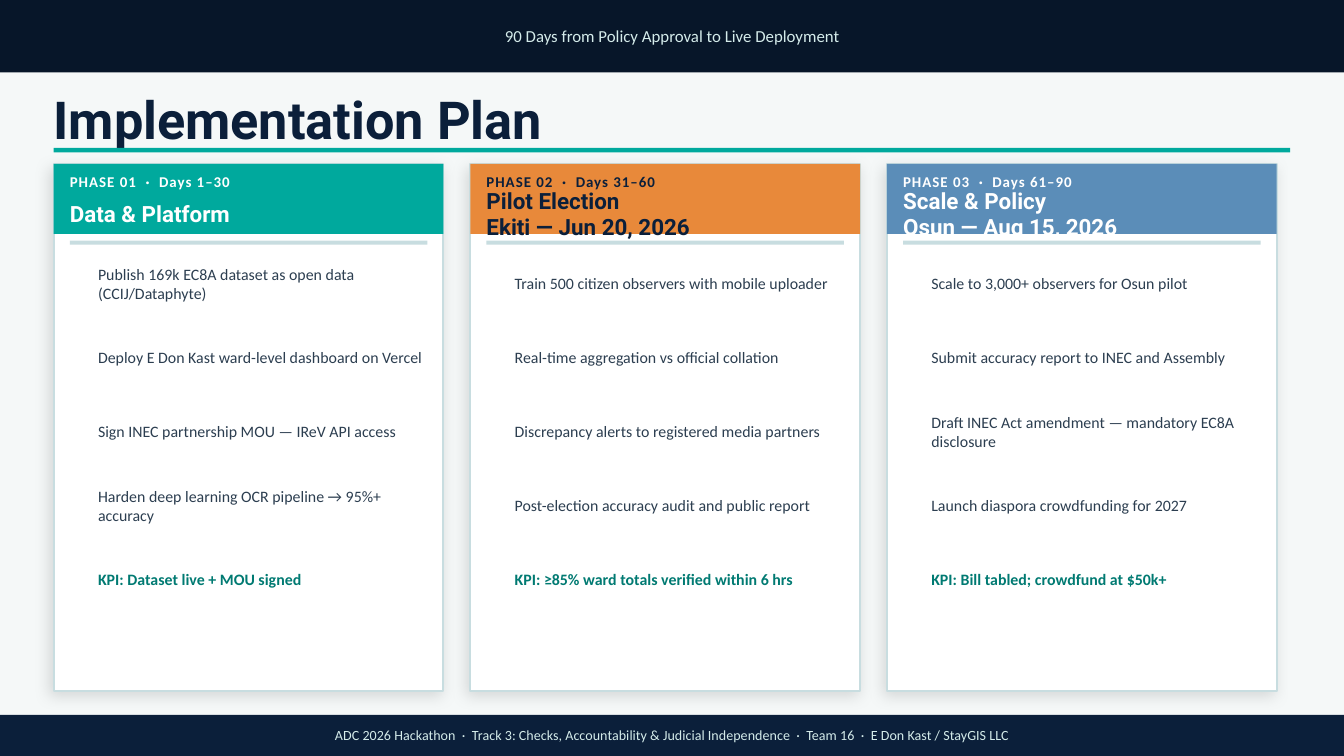
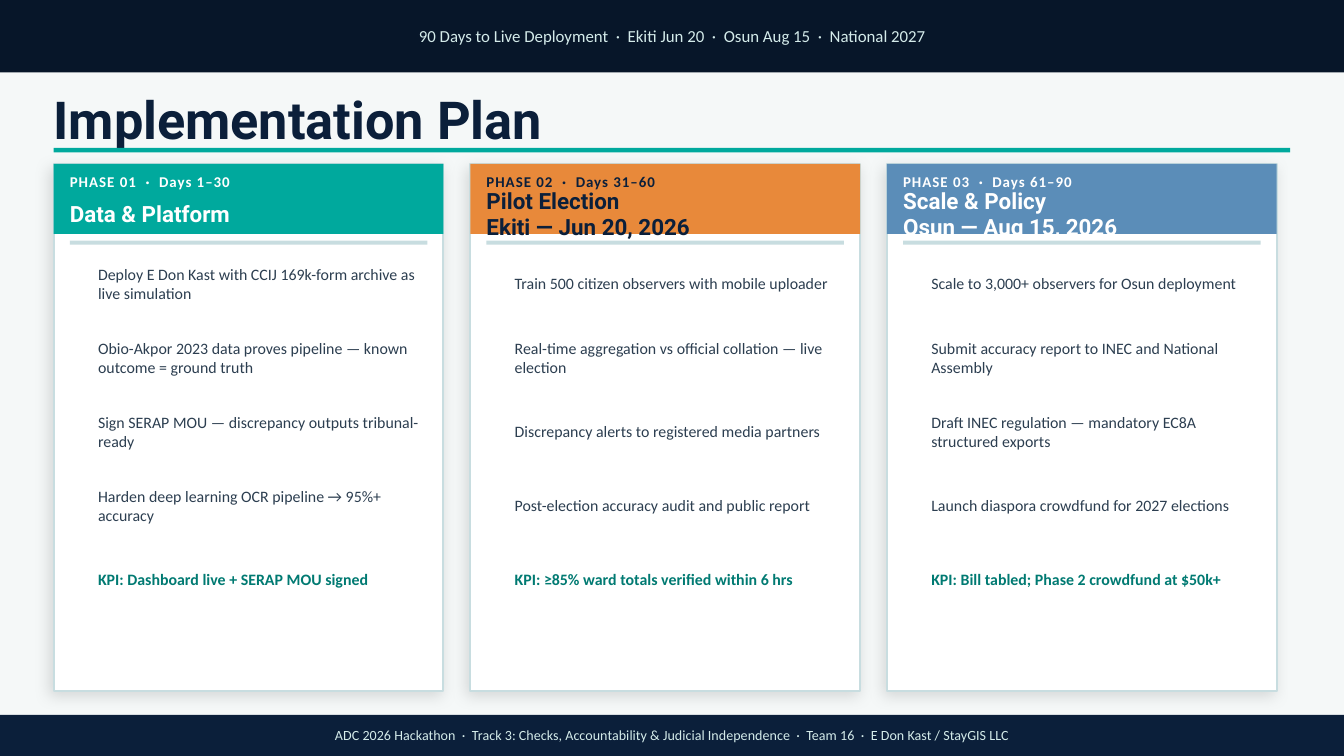
Before and after one commit to Nexus-Engineering-Planning/Nigeria-2023-election-OCR, a slide deck: slide 7 of ADC2026_Submission/submit/04_Slide_Deck.pptx. Drawn at 1344x756 pixels with LibreOffice and Linux fonts; fonts in the diff are those of the drawing. Boxes give left, top, right and bottom in pixels: in the first picture for what was removed or moved away, otherwise in the second. Text is boxed around its words. In the diff, an @@ line names an element or a change of style, - is before the commit and + after.

Commit message:
Refactor ADC2026 transcript: Enhance clarity and structure, update statistics, and improve presentation flow. Add detailed explanations of E Don Kast's functionality and implementation phases. Include Q&A section with prepared responses for anticipated questions.

```diff
--- a/ADC2026_Submission/submit/04_Slide_Deck.pptx
+++ b/ADC2026_Submission/submit/04_Slide_Deck.pptx
@@ text at [419, 30, 925, 45]: text changed @@
-90 Days from Policy Approval to Live Deployment
+90 Days to Live Deployment · Ekiti Jun 20 · Osun Aug 15 · National 2027
@@ text at [98, 269, 415, 299]: text changed @@
-Publish 169k EC8A dataset as open data (CCIJ/Dataphyte)
+Deploy E Don Kast with CCIJ 169k-form archive as live simulation
@@ text at [931, 278, 1236, 292]: text changed @@
-Scale to 3,000+ observers for Osun pilot
+Scale to 3,000+ observers for Osun deployment
@@ text at [98, 343, 408, 376]: text changed @@
-Deploy E Don Kast ward-level dashboard on Vercel
+Obio-Akpor 2023 data proves pipeline — known outcome = ground truth
@@ text at [515, 343, 822, 373]: text changed @@
-Real-time aggregation vs official collation
+Real-time aggregation vs official collation — live election
@@ text at [931, 343, 1219, 376]: text changed @@
-Submit accuracy report to INEC and Assembly
+Submit accuracy report to INEC and National Assembly
@@ text at [98, 417, 419, 450]: text changed @@
-Sign INEC partnership MOU — IReV API access
+Sign SERAP MOU — discrepancy outputs tribunal-ready
@@ text at [931, 417, 1196, 450]: text changed @@
-Draft INEC Act amendment — mandatory EC8A disclosure
+Draft INEC regulation — mandatory EC8A structured exports
@@ text at [931, 500, 1229, 514]: text changed @@
-Launch diaspora crowdfunding for 2027
+Launch diaspora crowdfund for 2027 elections
@@ text at [98, 574, 368, 588]: text changed @@
-KPI: Dataset live + MOU signed
+KPI: Dashboard live + SERAP MOU signed
@@ text at [931, 574, 1221, 587]: text changed @@
-KPI: Bill tabled; crowdfund at $50k+
+KPI: Bill tabled; Phase 2 crowdfund at $50k+
```
Also in this commit, not shown: 4 other slides changed, 17 other files.
